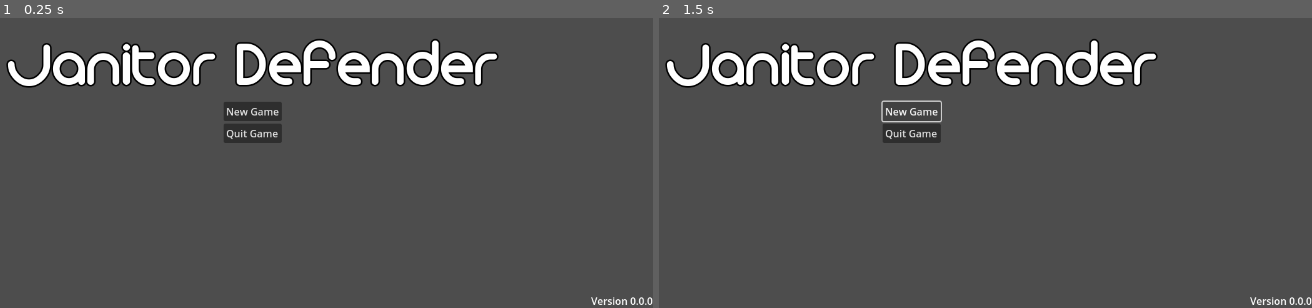
Above: before the commit, frames 1-2 (left to right).
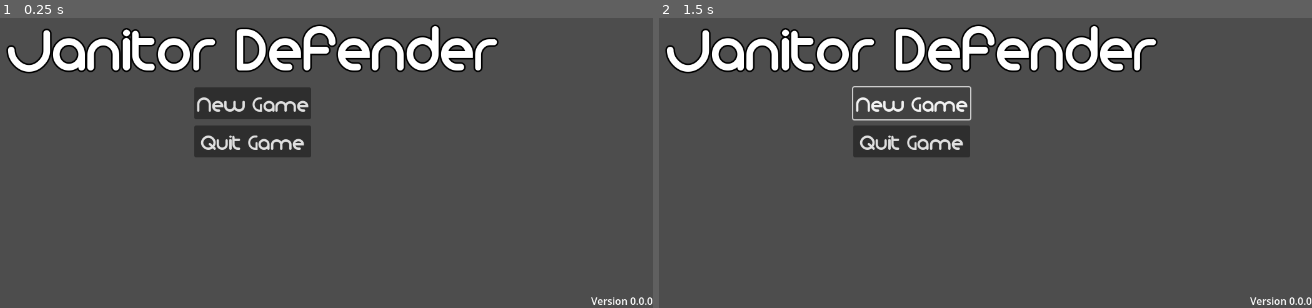
Above: after the commit, the same moments.

Repository: DrOtter3000/janitory_defender
Game: Godot game, scene res://Menus/main_menu.tscn
The game is run twice, just before and just after one commit, with the same random seed, the same clock (stepped at 60 frames per second) and the same inputs. This scene is started directly instead of the project's main scene.
Inputs:
- Up to frame 1 (0.25 s): no input
- Up to frame 2 (1.5 s): click "New Game" at 0.5 s; click "New Game" at 1.25 s

The runs differ from the first frame. In frame 1, 11% of the frame differs, in the area x 0-77%, y 2-48%; in frame 2, 11%.

Commit message:
add font for menu labels

Diff:
--- a/Assets/Themes/Menu_Theme.tres
+++ b/Assets/Themes/Menu_Theme.tres
@@ -1,3 +1,7 @@
-[gd_resource type="Theme" format=3 uid="uid://dtdon6iqghbvu"]
+[gd_resource type="Theme" load_steps=2 format=3 uid="uid://dtdon6iqghbvu"]
+
+[ext_resource type="FontFile" uid="uid://cw6skdta8vuqn" path="res://Assets/Fonts/MonoglycerideBold.ttf" id="1_cyqfp"]
 
 [resource]
+default_font = ExtResource("1_cyqfp")
+default_font_size = 35
--- a/Menus/main_menu.tscn
+++ b/Menus/main_menu.tscn
@@ -42,6 +42,7 @@
 [node name="OptionVBoxContainer" type="VBoxContainer" parent="CenterContainer/OptionHBoxContainer"]
 layout_mode = 2
 theme = ExtResource("1_p24mx")
+theme_override_constants/separation = 10
 
 [node name="Btn_NewGame" type="Button" parent="CenterContainer/OptionHBoxContainer/OptionVBoxContainer"]
 layout_mode = 2
Binary file added: Assets/Fonts/Monoglyceride.ttf
Not shown, added: Assets/Fonts/Monoglyceride.ttf.import
